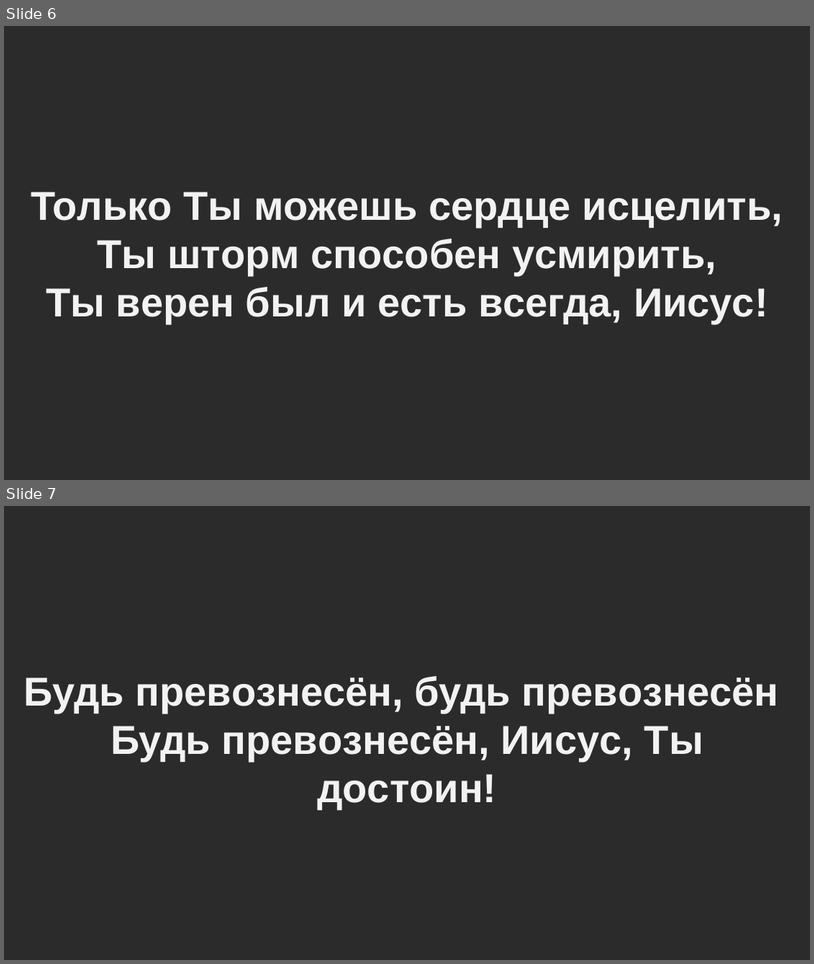
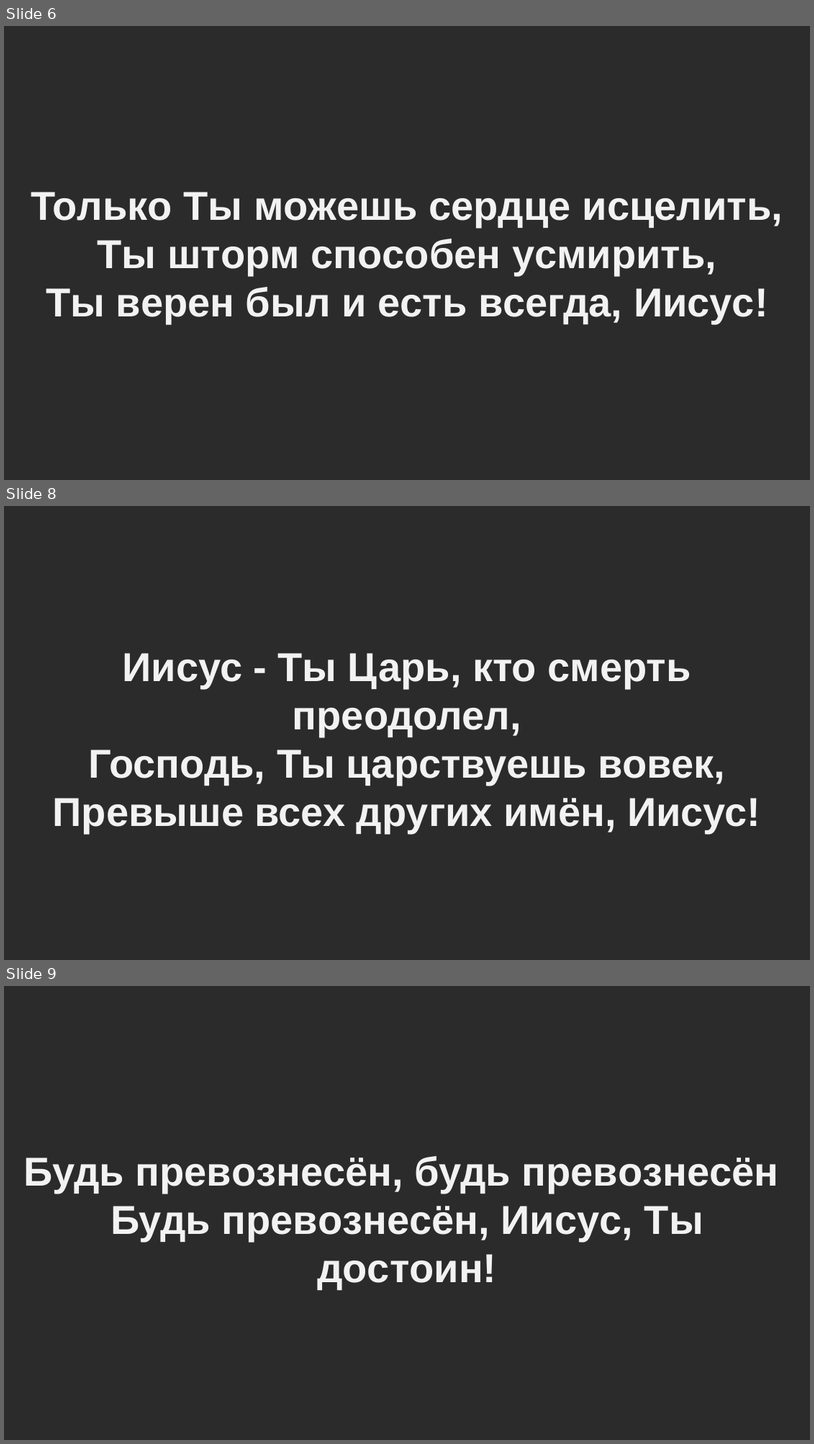
Before and after one commit to oleks-00-1/light-hous-slides, a slide deck: Будь превознесен (Пpиxoжу к Teбe, Ииcуc, в xвaлe).pptx. Shown one above the other, each under a label of ours: slides 6 and 7 before the commit, slides 6, 8 and 9 after it; the slides between them are not shown. The pictures are 814x964 and 814x1444 pixels, drawn with LibreOffice and Linux fonts; fonts in the diff are those of the drawing; background and template pictures are left out; a plain dark background stands for a picture behind light text. Boxes give left, top, right and bottom in pixels: in the first picture for what was removed or moved away, otherwise in the second. Text is boxed around its words. In the diff, an @@ line names an element or a change of style, - is before the commit and + after.

```diff
--- a/Будь превознесен (Пpиxoжу к Teбe, Ииcуc, в xвaлe).pptx
+++ b/Будь превознесен (Пpиxoжу к Teбe, Ииcуc, в xвaлe).pptx
@@ slide 8 added at (4,506,810,960), background picture (left out) @@
@@ text added at (53,653,761,833), 48 pt, text #F2F2F2, bold @@
+Иисус - Ты Царь, кто смерть преодолел,
+Господь, Ты царствуешь вовек,
+Превыше всех других имён, Иисус!
@@ what was slide 7 is now slide 9 @@
```
Also in this commit, not shown: 1 other slide added.
